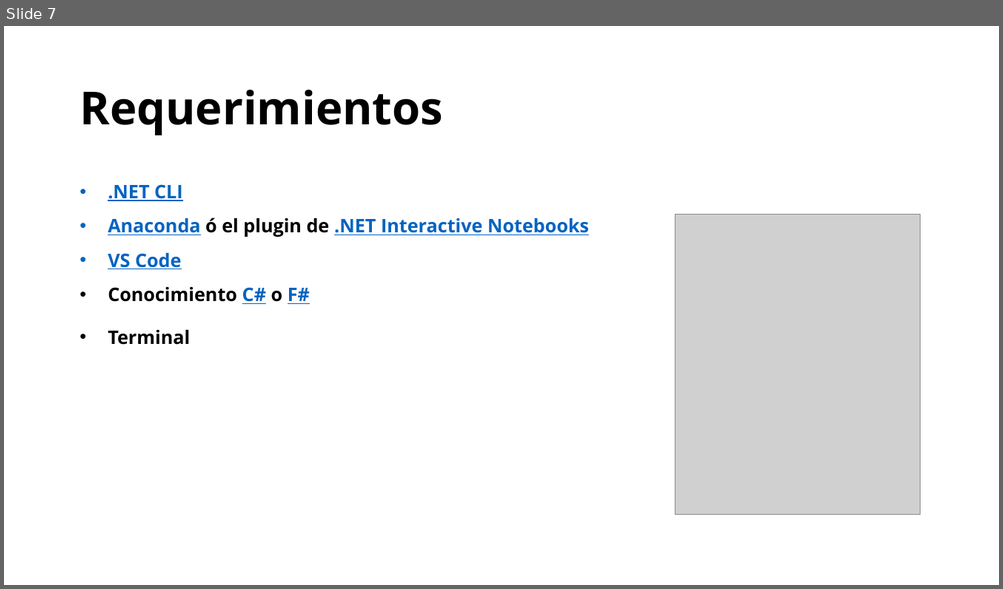
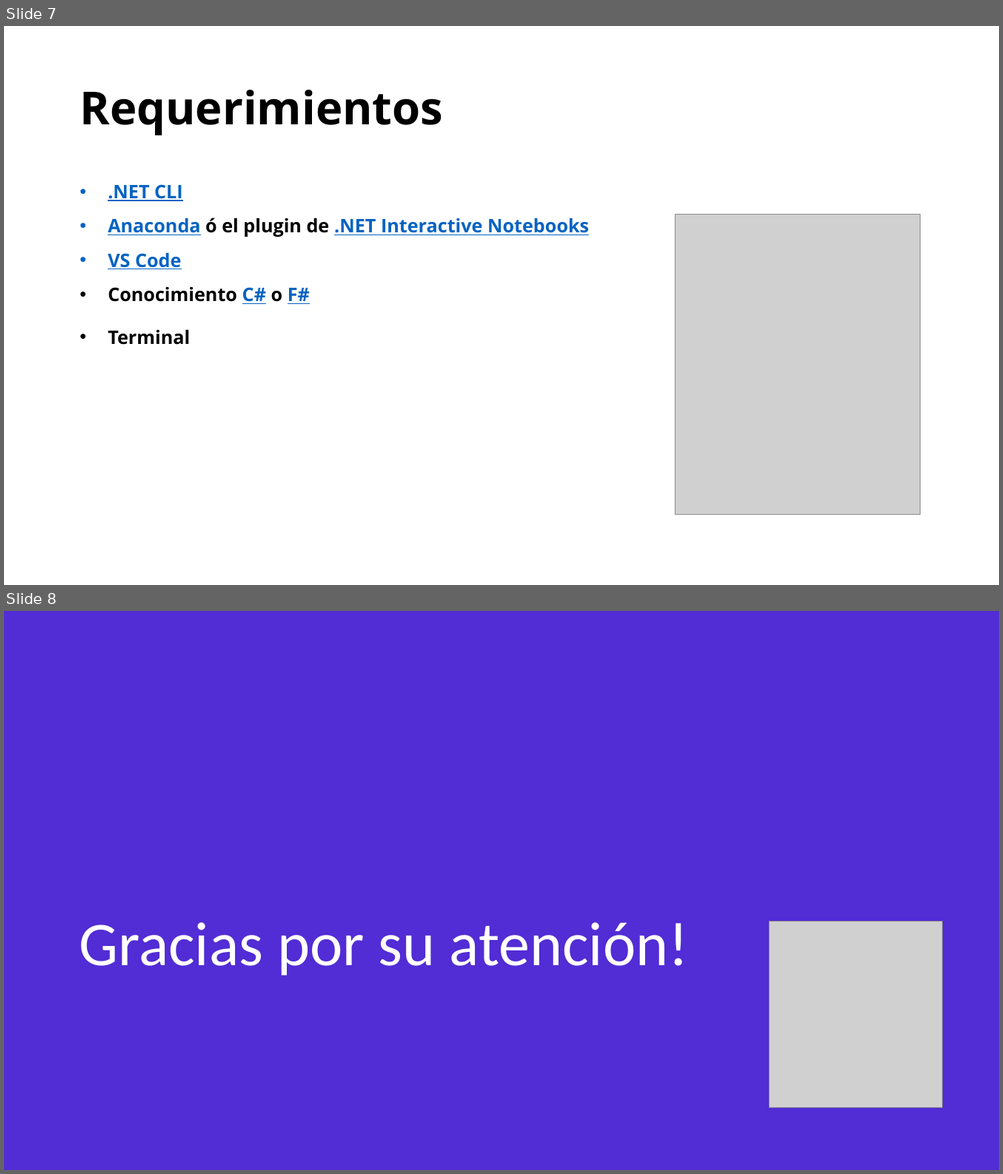
Before and after one commit to kiramishima/Workshop-DS-Con-DotNet, a slide deck: presentacion/slides.pptx. Shown one above the other, each under a label of ours: slide 7 before the commit, slides 7 and 8 after it. The pictures are 1003x589 and 1003x1174 pixels, drawn with LibreOffice and Linux fonts; fonts in the diff are those of the drawing; grey boxes stand for pictures. Boxes give left, top, right and bottom in pixels: in the first picture for what was removed or moved away, otherwise in the second. Text is boxed around its words. In the diff, an @@ line names an element or a change of style, - is before the commit and + after.

Commit message:
update presentacion

```diff
--- a/presentacion/slides.pptx
+++ b/presentacion/slides.pptx
@@ slide 8 added at (4, 611, 999, 1170), background #522CD5 @@
@@ picture added at (769, 921, 942, 1108) @@
@@ title added at (79, 923, 688, 976), 60 pt, text #FFFFFF @@
+Gracias por su atención!
```
